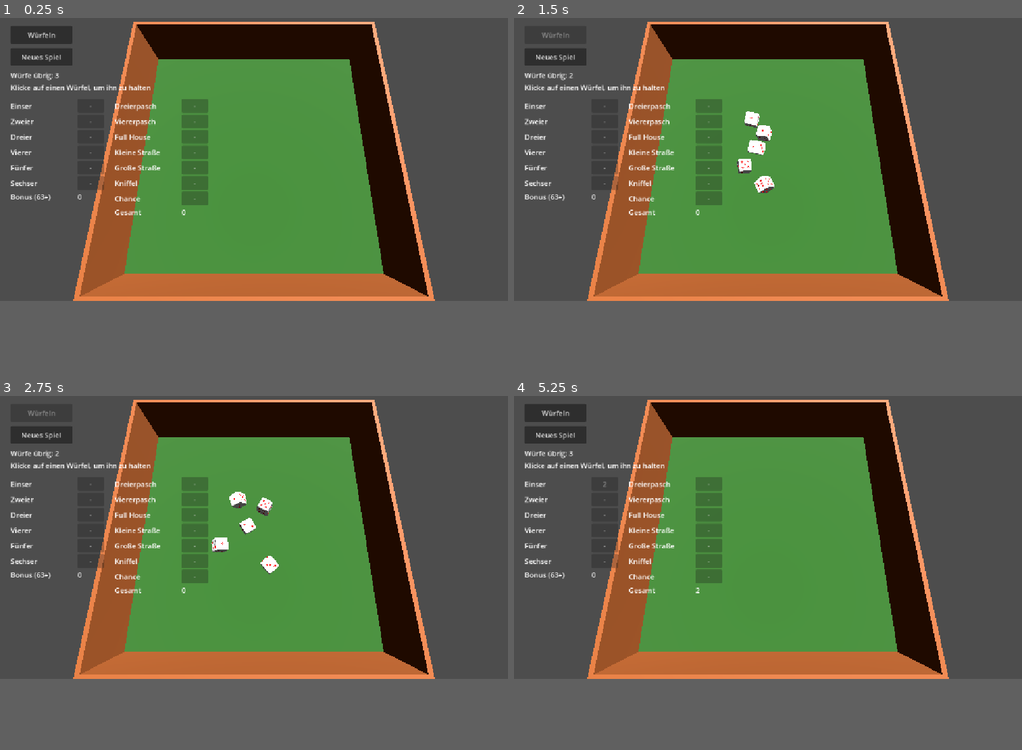
Above: before the commit, frames 1-4 (two rows, left to right).
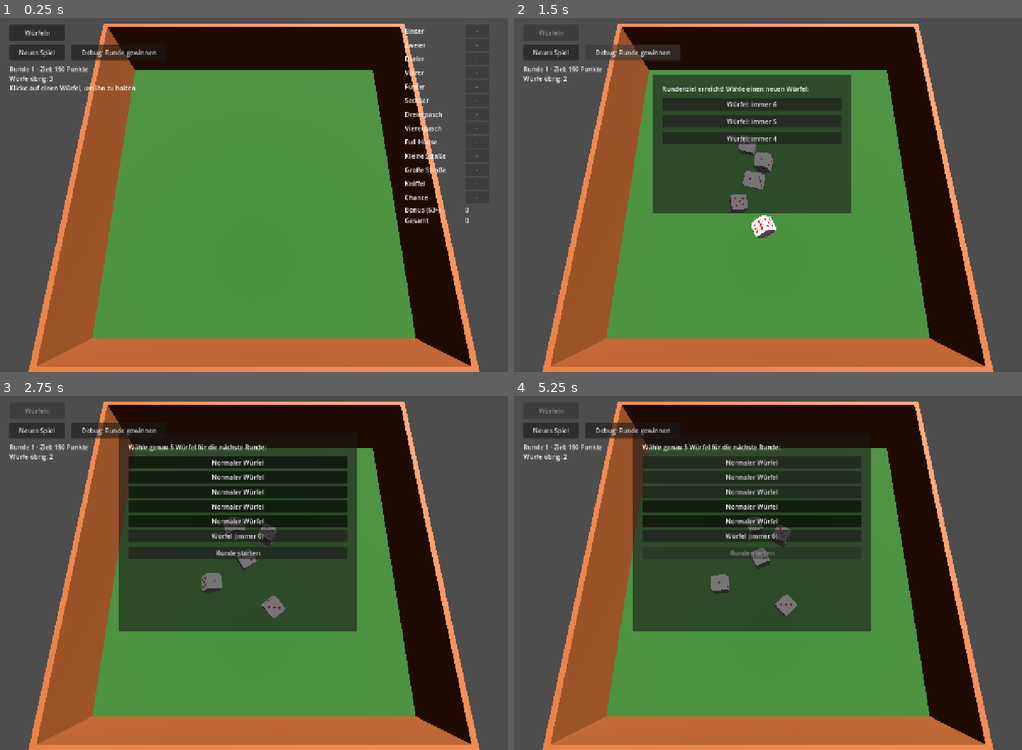
Above: after the commit, the same moments.

Repository: Tristan-Steffen/dice_game
Game: Godot game, scene res://scene_root.tscn
The game is run twice, just before and just after one commit, with the same random seed, the same clock (stepped at 60 frames per second) and the same inputs.
Inputs (mouse positions are in pixels of both pictures, inside the frame that each line leads up to):
- Up to frame 1 (0.25 s): no input
- Up to frame 2 (1.5 s): click "Würfeln" at 0.5 s; click (630, 46) at 1.25 s, where only the run after the commit has a clickable "Debug: Runde gewinnen"
- Up to frame 3 (2.75 s): click (238, 463) at 2 s, where only the run after the commit has a clickable "Würfel: immer 6"
- Up to frame 4 (5.25 s): click (752, 449) at 2.75 s, where only the run after the commit has a clickable "Normaler Würfel"; click (752, 459) at 3.5 s, where only the run after the commit has a clickable "Normaler Würfel"; click (752, 473) at 4.25 s, where only the run after the commit has a clickable "Normaler Würfel"; click (605, 484) at 5 s, where only the run before the commit has a clickable "2"
In our replay, the window is 800x450 before the commit and 800x562 after it. These sizes can differ from the game's own. Grey fills any space a smaller window leaves; there, only what the larger window draws over its background counts as a difference.

The runs differ from the first frame. In frame 1, 39% of the frame differs, in the area x 0-100%, y 1-100%; in frame 2, 52%; in frame 3, 60%; in frame 4, 60%.

Commit message:
Add round goals, dice shop, dice collection, and scorecard UI polish
- Each completed 13-category Kniffel line now has a points goal that
  increases each round (150, +50/round). Reaching it opens a shop
  offering a special die (always 6/5/4); missing it ends the run.
- Buying a die grows your collection past 5; a dice-select screen
  lets you pick exactly 5 of your owned dice for the next round.
  Special dice keep rolling physically but always score their fixed
  value, and get a permanent color tint so they're identifiable.
- Add a "Debug: Runde gewinnen" button to jump straight to the shop
  for quick testing without grinding out a full scorecard.
- Move the scorecard into a single column pinned to the right edge
  of the screen (previously two columns), and bump the default
  window size so all 15 rows fit without clipping.

Diff:
--- a/project.godot
+++ b/project.godot
@@ -17,6 +17,8 @@
 
 [display]
 
+window/size/viewport_width=1280
+window/size/viewport_height=900
 window/stretch/mode="canvas_items"
 window/stretch/aspect="expand"
 
--- a/scene_root.gd
+++ b/scene_root.gd
@@ -8,6 +8,8 @@
 
 const DICE_COUNT := 5
 const MAX_ROLLS := 3
+const BASE_GOAL := 150
+const GOAL_INCREMENT := 50
 
 # Lokale Achsen des Würfelmodells (feste Richtungen in RigidBody3D-Lokalraum).
 const AXIS_DIRECTIONS := {
@@ -48,6 +50,8 @@
 const UPPER_BONUS_THRESHOLD := 63
 const UPPER_BONUS_VALUE := 35
 
+enum GameState { PLAYING, SHOP, SELECT_DICE, GAME_OVER }
+
 @onready var dice_roots: Array[Node3D] = [$Dice1, $Dice2, $Dice3, $Dice4, $Dice5]
 @onready var dice_bodies: Array[RigidBody3D] = [
 	$Dice1/RigidBody3D,
@@ -66,11 +70,26 @@
 
 @onready var throw_button: Button = $UI/ThrowButton
 @onready var reset_button: Button = $UI/ResetButton
+@onready var debug_win_round_button: Button = $UI/DebugWinRoundButton
+@onready var round_label: Label = $UI/RoundLabel
 @onready var rolls_label: Label = $UI/RollsLabel
-@onready var scorecard_left: VBoxContainer = $UI/ScoreCard/LeftColumn
-@onready var scorecard_right: VBoxContainer = $UI/ScoreCard/RightColumn
+@onready var hint_label: Label = $UI/HintLabel
+@onready var scorecard: VBoxContainer = $UI/ScoreCard
+
+@onready var shop_panel: Panel = $UI/ShopPanel
+@onready var shop_button_6: Button = $UI/ShopPanel/VBoxContainer/Button6
+@onready var shop_button_5: Button = $UI/ShopPanel/VBoxContainer/Button5
+@onready var shop_button_4: Button = $UI/ShopPanel/VBoxContainer/Button4
+
+@onready var dice_select_panel: Panel = $UI/DiceSelectPanel
+@onready var dice_toggle_list: VBoxContainer = $UI/DiceSelectPanel/VBoxContainer/DiceToggleList
+@onready var start_round_button: Button = $UI/DiceSelectPanel/VBoxContainer/StartRoundButton
+
+@onready var game_over_panel: Panel = $UI/GameOverPanel
+@onready var game_over_label: Label = $UI/GameOverPanel/VBoxContainer/GameOverLabel
 
 var hold_highlight_material: StandardMaterial3D
+var kind_tint_materials: Dictionary = {}
 
 var start_transforms: Array[Transform3D] = []
 var held: Array[bool] = [false, false, false, false, false]
@@ -86,6 +105,14 @@
 var bonus_label: Label
 var total_label: Label
 
+var game_state: GameState = GameState.PLAYING
+var owned_dice: Array[String] = []
+var active_slot_kinds: Array[String] = []
+var round_number: int = 1
+var round_goal: int = BASE_GOAL
+var dice_select_selected: Array[bool] = []
+var dice_toggle_buttons: Array[Button] = []
+
 func _ready() -> void:
 	hold_highlight_material = StandardMaterial3D.new()
 	hold_highlight_material.albedo_color = Color(1.0, 0.85, 0.2)
@@ -93,12 +120,30 @@
 	hold_highlight_material.emission = Color(1.0, 0.75, 0.1)
 	hold_highlight_material.emission_energy_multiplier = 0.6
 
+	kind_tint_materials["fixed_6"] = _make_tint_material(Color(0.55, 0.15, 0.75))
+	kind_tint_materials["fixed_5"] = _make_tint_material(Color(0.15, 0.35, 0.85))
+	kind_tint_materials["fixed_4"] = _make_tint_material(Color(0.15, 0.65, 0.3))
+
 	for i in DICE_COUNT:
 		start_transforms.append(dice_bodies[i].global_transform)
 		dice_roots[i].visible = false
 
+	shop_button_6.pressed.connect(_on_shop_choice.bind("fixed_6"))
+	shop_button_5.pressed.connect(_on_shop_choice.bind("fixed_5"))
+	shop_button_4.pressed.connect(_on_shop_choice.bind("fixed_4"))
+	start_round_button.pressed.connect(_on_start_round_pressed)
+	debug_win_round_button.pressed.connect(_on_debug_win_round_pressed)
+
 	_build_scorecard()
-	_refresh_ui()
+	_reset_game()
+
+func _make_tint_material(color: Color) -> StandardMaterial3D:
+	var mat := StandardMaterial3D.new()
+	mat.albedo_color = color
+	mat.emission_enabled = true
+	mat.emission = color
+	mat.emission_energy_multiplier = 0.4
+	return mat
 
 func _physics_process(delta: float) -> void:
 	if not is_rolling:
@@ -113,7 +158,7 @@
 			rest_timers[i] += delta
 			if rest_timers[i] >= rest_time_required:
 				settled[i] = true
-				die_values[i] = AXIS_VALUES[_get_top_axis(body)]
+				die_values[i] = _value_for_slot(i, body)
 		else:
 			rest_timers[i] = 0.0
 		if not settled[i]:
@@ -122,6 +167,17 @@
 	if all_settled:
 		_on_roll_finished()
 
+func _value_for_slot(index: int, body: RigidBody3D) -> int:
+	match active_slot_kinds[index]:
+		"fixed_6":
+			return 6
+		"fixed_5":
+			return 5
+		"fixed_4":
+			return 4
+		_:
+			return AXIS_VALUES[_get_top_axis(body)]
+
 func _unhandled_input(event: InputEvent) -> void:
 	if not (event is InputEventMouseButton):
 		return
@@ -135,7 +191,7 @@
 		_set_held(index, not held[index])
 
 func _can_toggle_hold() -> bool:
-	return not is_rolling and rolls_left > 0 and rolls_left < MAX_ROLLS
+	return game_state == GameState.PLAYING and not is_rolling and rolls_left > 0 and rolls_left < MAX_ROLLS
 
 func _pick_die_index(screen_pos: Vector2) -> int:
 	var camera := get_viewport().get_camera_3d()
@@ -155,10 +211,10 @@
 
 func _set_held(index: int, is_held: bool) -> void:
 	held[index] = is_held
-	dice_meshes[index].set_surface_override_material(0, hold_highlight_material if is_held else null)
+	dice_meshes[index].set_surface_override_material(1, hold_highlight_material if is_held else null)
 
 func _on_throw_button_pressed() -> void:
-	if is_rolling or rolls_left <= 0:
+	if game_state != GameState.PLAYING or is_rolling or rolls_left <= 0:
 		return
 
 	is_rolling = true
@@ -197,19 +253,35 @@
 	_refresh_ui()
 
 func _on_reset_button_pressed() -> void:
+	_reset_game()
+
+func _reset_game() -> void:
 	is_rolling = false
+	game_state = GameState.PLAYING
+	owned_dice = ["normal", "normal", "normal", "normal", "normal"]
+	active_slot_kinds = owned_dice.duplicate()
+	round_number = 1
+	round_goal = BASE_GOAL
+	shop_panel.visible = false
+	dice_select_panel.visible = false
+	game_over_panel.visible = false
+	_set_gameplay_ui_visible(true)
+	_apply_slot_kind_tints()
+	_start_new_round_line()
+
+func _start_new_turn() -> void:
 	rolls_left = MAX_ROLLS
+	_reset_dice()
+	throw_button.disabled = false
+	_refresh_ui()
+
+func _start_new_round_line() -> void:
 	for cat in CATEGORIES:
 		category_used[cat["key"]] = false
 		category_scores[cat["key"]] = 0
+	rolls_left = MAX_ROLLS
 	_reset_dice()
 	throw_button.disabled = false
-	_refresh_ui()
-
-func _start_new_round() -> void:
-	rolls_left = MAX_ROLLS
-	_reset_dice()
-	throw_button.disabled = _all_categories_used()
 	_refresh_ui()
 
 func _reset_dice() -> void:
@@ -219,7 +291,12 @@
 		settled[i] = true
 		rest_timers[i] = 0.0
 		dice_roots[i].visible = false
-		dice_meshes[i].set_surface_override_material(0, null)
+		dice_meshes[i].set_surface_override_material(1, null)
+
+func _apply_slot_kind_tints() -> void:
+	for i in DICE_COUNT:
+		var kind: String = active_slot_kinds[i]
+		dice_meshes[i].set_surface_override_material(0, kind_tint_materials.get(kind))
 
 func _get_top_axis(body: RigidBody3D) -> String:
 	var basis := body.global_transform.basis
@@ -272,20 +349,22 @@
 
 func _build_scorecard() -> void:
 	for cat in CATEGORIES:
-		var key: String = cat["key"]
-		var column := scorecard_left if key in UPPER_KEYS else scorecard_right
-		_add_category_row(column, key, cat["label"])
-
-	bonus_label = _add_score_row(scorecard_left, "Bonus (63+)")
-	total_label = _add_score_row(scorecard_right, "Gesamt")
+		_add_category_row(scorecard, cat["key"], cat["label"])
+
+	bonus_label = _add_score_row(scorecard, "Bonus (63+)")
+	total_label = _add_score_row(scorecard, "Gesamt")
 
 func _on_category_pressed(key: String) -> void:
-	if category_used[key] or is_rolling or rolls_left >= MAX_ROLLS:
+	if game_state != GameState.PLAYING or category_used[key] or is_rolling or rolls_left >= MAX_ROLLS:
 		return
 	category_scores[key] = _score_category(key, die_values)
 	category_used[key] = true
 	_refresh_ui()
-	_start_new_round()
+
+	if _all_categories_used():
+		_on_round_line_complete()
+	else:
+		_start_new_turn()
 
 func _all_categories_used() -> bool:
 	for cat in CATEGORIES:
@@ -293,13 +372,138 @@
 			return false
 	return true
 
+func _on_round_line_complete() -> void:
+	throw_button.disabled = true
+	var total := _calculate_total()
+	if total >= round_goal:
+		game_state = GameState.SHOP
+		_show_shop()
+	else:
+		game_state = GameState.GAME_OVER
+		_show_game_over(total)
+
+func _on_debug_win_round_pressed() -> void:
+	if game_state != GameState.PLAYING:
+		return
+	is_rolling = false
+	throw_button.disabled = true
+	game_state = GameState.SHOP
+	_show_shop()
+
+func _set_gameplay_ui_visible(is_visible: bool) -> void:
+	hint_label.visible = is_visible
+	scorecard.visible = is_visible
+
+func _show_shop() -> void:
+	_set_gameplay_ui_visible(false)
+	shop_panel.visible = true
+
+func _on_shop_choice(kind: String) -> void:
+	if game_state != GameState.SHOP:
+		return
+	owned_dice.append(kind)
+	round_number += 1
+	round_goal += GOAL_INCREMENT
+	shop_panel.visible = false
+	game_state = GameState.SELECT_DICE
+	_show_dice_select()
+
+func _show_dice_select() -> void:
+	for child in dice_toggle_list.get_children():
+		child.queue_free()
+	dice_toggle_buttons.clear()
+	dice_select_selected.clear()
+
+	for i in owned_dice.size():
+		dice_select_selected.append(i < 5)
+
+	for i in owned_dice.size():
+		var btn := Button.new()
+		btn.toggle_mode = true
+		btn.button_pressed = dice_select_selected[i]
+		btn.text = _dice_kind_label(owned_dice[i])
+		btn.toggled.connect(_on_dice_toggle.bind(i))
+		dice_toggle_list.add_child(btn)
+		dice_toggle_buttons.append(btn)
+
+	dice_select_panel.visible = true
+	_refresh_dice_select_ui()
+
+func _dice_kind_label(kind: String) -> String:
+	match kind:
+		"fixed_6":
+			return "Würfel (immer 6)"
+		"fixed_5":
+			return "Würfel (immer 5)"
+		"fixed_4":
+			return "Würfel (immer 4)"
+		_:
+			return "Normaler Würfel"
+
+func _on_dice_toggle(is_pressed: bool, index: int) -> void:
+	var selected_count := 0
+	for v in dice_select_selected:
+		if v:
+			selected_count += 1
+
+	if is_pressed:
+		if selected_count >= 5:
+			dice_toggle_buttons[index].button_pressed = false
+			return
+		dice_select_selected[index] = true
+	else:
+		dice_select_selected[index] = false
+
+	_refresh_dice_select_ui()
+
+func _refresh_dice_select_ui() -> void:
+	var selected_count := 0
+	for v in dice_select_selected:
+		if v:
+			selected_count += 1
+	start_round_button.disabled = selected_count != 5
+
+func _on_start_round_pressed() -> void:
+	var chosen: Array[String] = []
+	for i in owned_dice.size():
+		if dice_select_selected[i]:
+			chosen.append(owned_dice[i])
+	active_slot_kinds = chosen
+
+	dice_select_panel.visible = false
+	game_state = GameState.PLAYING
+	_set_gameplay_ui_visible(true)
+	_apply_slot_kind_tints()
+	_start_new_round_line()
+
+func _show_game_over(total: int) -> void:
+	game_over_label.text = "Ziel verfehlt: %d / %d Punkte.\nSpiel vorbei – klicke 'Neues Spiel' zum Neustart." % [total, round_goal]
+	_set_gameplay_ui_visible(false)
+	game_over_panel.visible = true
+
+func _calculate_bonus() -> int:
+	var upper_sum := 0
+	for key in UPPER_KEYS:
+		if category_used[key]:
+			upper_sum += category_scores[key]
+	return UPPER_BONUS_VALUE if upper_sum >= UPPER_BONUS_THRESHOLD else 0
+
+func _calculate_total() -> int:
+	var total := _calculate_bonus()
+	for cat in CATEGORIES:
+		if category_used[cat["key"]]:
+			total += category_scores[cat["key"]]
+	return total
+
 func _refresh_ui() -> void:
-	if _all_categories_used():
-		rolls_label.text = "Spiel beendet!"
+	round_label.text = "Runde %d · Ziel: %d Punkte" % [round_number, round_goal]
+
+	if game_state == GameState.PLAYING:
+		rolls_label.text = "Würfe übrig: %d" % rolls_left
 	else:
-		rolls_label.text = "Würfe übrig: %d" % rolls_left
-
-	var can_select := not is_rolling and rolls_left < MAX_ROLLS
+		rolls_label.text = ""
+
+	var can_select := game_state == GameState.PLAYING and not is_rolling and rolls_left < MAX_ROLLS
 	for cat in CATEGORIES:
 		var key: String = cat["key"]
 		var button: Button = category_buttons[key]
@@ -313,18 +517,8 @@
 			button.text = "-"
 			button.disabled = true
 
-	var upper_sum := 0
-	for key in UPPER_KEYS:
-		if category_used[key]:
-			upper_sum += category_scores[key]
-	var bonus := UPPER_BONUS_VALUE if upper_sum >= UPPER_BONUS_THRESHOLD else 0
-	bonus_label.text = str(bonus)
-
-	var total := bonus
-	for cat in CATEGORIES:
-		if category_used[cat["key"]]:
-			total += category_scores[cat["key"]]
-	total_label.text = str(total)
+	bonus_label.text = str(_calculate_bonus())
+	total_label.text = str(_calculate_total())
 
 func _score_category(key: String, dice: Array[int]) -> int:
 	match key:
--- a/scene_root.tscn
+++ b/scene_root.tscn
@@ -53,34 +53,128 @@
 offset_bottom = 114.0
 text = "Neues Spiel"
 
+[node name="DebugWinRoundButton" type="Button" parent="UI"]
+offset_left = 180.0
+offset_top = 74.0
+offset_right = 420.0
+offset_bottom = 114.0
+text = "Debug: Runde gewinnen"
+
+[node name="RoundLabel" type="Label" parent="UI"]
+offset_left = 24.0
+offset_top = 124.0
+offset_right = 340.0
+offset_bottom = 148.0
+text = "Runde 1 · Ziel: 150 Punkte"
+
 [node name="RollsLabel" type="Label" parent="UI" unique_id=1734005890]
 offset_left = 24.0
-offset_top = 124.0
+offset_top = 148.0
 offset_right = 264.0
-offset_bottom = 148.0
+offset_bottom = 172.0
 text = "Würfe übrig: 3"
 
 [node name="HintLabel" type="Label" parent="UI"]
 offset_left = 24.0
-offset_top = 152.0
+offset_top = 172.0
 offset_right = 424.0
-offset_bottom = 176.0
+offset_bottom = 196.0
 text = "Klicke auf einen Würfel, um ihn zu halten"
 
-[node name="ScoreCard" type="HBoxContainer" parent="UI"]
-offset_left = 24.0
-offset_top = 190.0
-offset_right = 620.0
-offset_bottom = 470.0
-theme_override_constants/separation = 24
-
-[node name="LeftColumn" type="VBoxContainer" parent="UI/ScoreCard"]
-layout_mode = 2
+[node name="ScoreCard" type="VBoxContainer" parent="UI"]
+anchor_left = 1.0
+anchor_right = 1.0
+offset_left = -260.0
+offset_top = 24.0
+offset_right = -8.0
+offset_bottom = 850.0
 theme_override_constants/separation = 4
 
-[node name="RightColumn" type="VBoxContainer" parent="UI/ScoreCard"]
+[node name="ShopPanel" type="Panel" parent="UI"]
+visible = false
+offset_left = 350.0
+offset_top = 150.0
+offset_right = 850.0
+offset_bottom = 500.0
+
+[node name="VBoxContainer" type="VBoxContainer" parent="UI/ShopPanel"]
+layout_mode = 0
+offset_left = 24.0
+offset_top = 24.0
+offset_right = 476.0
+offset_bottom = 326.0
+theme_override_constants/separation = 12
+
+[node name="TitleLabel" type="Label" parent="UI/ShopPanel/VBoxContainer"]
 layout_mode = 2
-theme_override_constants/separation = 4
+text = "Rundenziel erreicht! Wähle einen neuen Würfel:"
+autowrap_mode = 2
+
+[node name="Button6" type="Button" parent="UI/ShopPanel/VBoxContainer"]
+layout_mode = 2
+text = "Würfel: immer 6"
+
+[node name="Button5" type="Button" parent="UI/ShopPanel/VBoxContainer"]
+layout_mode = 2
+text = "Würfel: immer 5"
+
+[node name="Button4" type="Button" parent="UI/ShopPanel/VBoxContainer"]
+layout_mode = 2
+text = "Würfel: immer 4"
+
+[node name="DiceSelectPanel" type="Panel" parent="UI"]
+visible = false
+offset_left = 300.0
+offset_top = 100.0
+offset_right = 900.0
+offset_bottom = 600.0
+
+[node name="VBoxContainer" type="VBoxContainer" parent="UI/DiceSelectPanel"]
+layout_mode = 0
+offset_left = 24.0
+offset_top = 24.0
+offset_right = 576.0
+offset_bottom = 476.0
+theme_override_constants/separation = 12
+
+[node name="TitleLabel" type="Label" parent="UI/DiceSelectPanel/VBoxContainer"]
+layout_mode = 2
+text = "Wähle genau 5 Würfel für die nächste Runde:"
+autowrap_mode = 2
+
+[node name="DiceToggleList" type="VBoxContainer" parent="UI/DiceSelectPanel/VBoxContainer"]
+layout_mode = 2
+theme_override_constants/separation = 6
+
+[node name="StartRoundButton" type="Button" parent="UI/DiceSelectPanel/VBoxContainer"]
+layout_mode = 2
+disabled = true
+text = "Runde starten"
+
+[node name="GameOverPanel" type="Panel" parent="UI"]
+visible = false
+offset_left = 350.0
+offset_top = 200.0
+offset_right = 850.0
+offset_bottom = 420.0
+
+[node name="VBoxContainer" type="VBoxContainer" parent="UI/GameOverPanel"]
+layout_mode = 0
+offset_left = 24.0
+offset_top = 24.0
+offset_right = 476.0
+offset_bottom = 196.0
+theme_override_constants/separation = 12
+
+[node name="GameOverLabel" type="Label" parent="UI/GameOverPanel/VBoxContainer"]
+layout_mode = 2
+text = "Ziel verfehlt!"
+autowrap_mode = 2
+
+[node name="GameOverResetButton" type="Button" parent="UI/GameOverPanel/VBoxContainer"]
+layout_mode = 2
+text = "Neues Spiel"
 
 [connection signal="pressed" from="UI/ThrowButton" to="." method="_on_throw_button_pressed"]
 [connection signal="pressed" from="UI/ResetButton" to="." method="_on_reset_button_pressed"]
+[connection signal="pressed" from="UI/GameOverPanel/VBoxContainer/GameOverResetButton" to="." method="_on_reset_button_pressed"]
